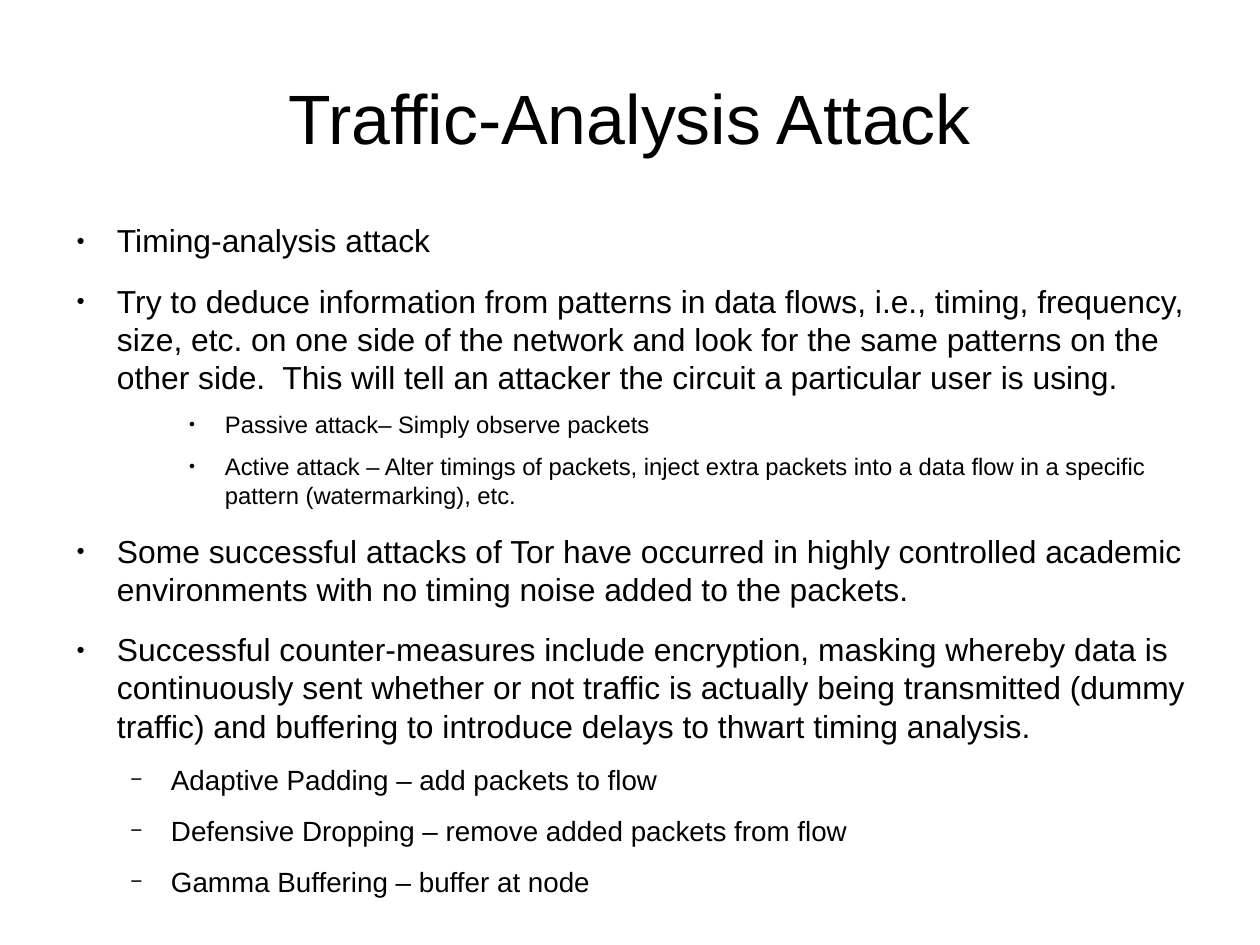
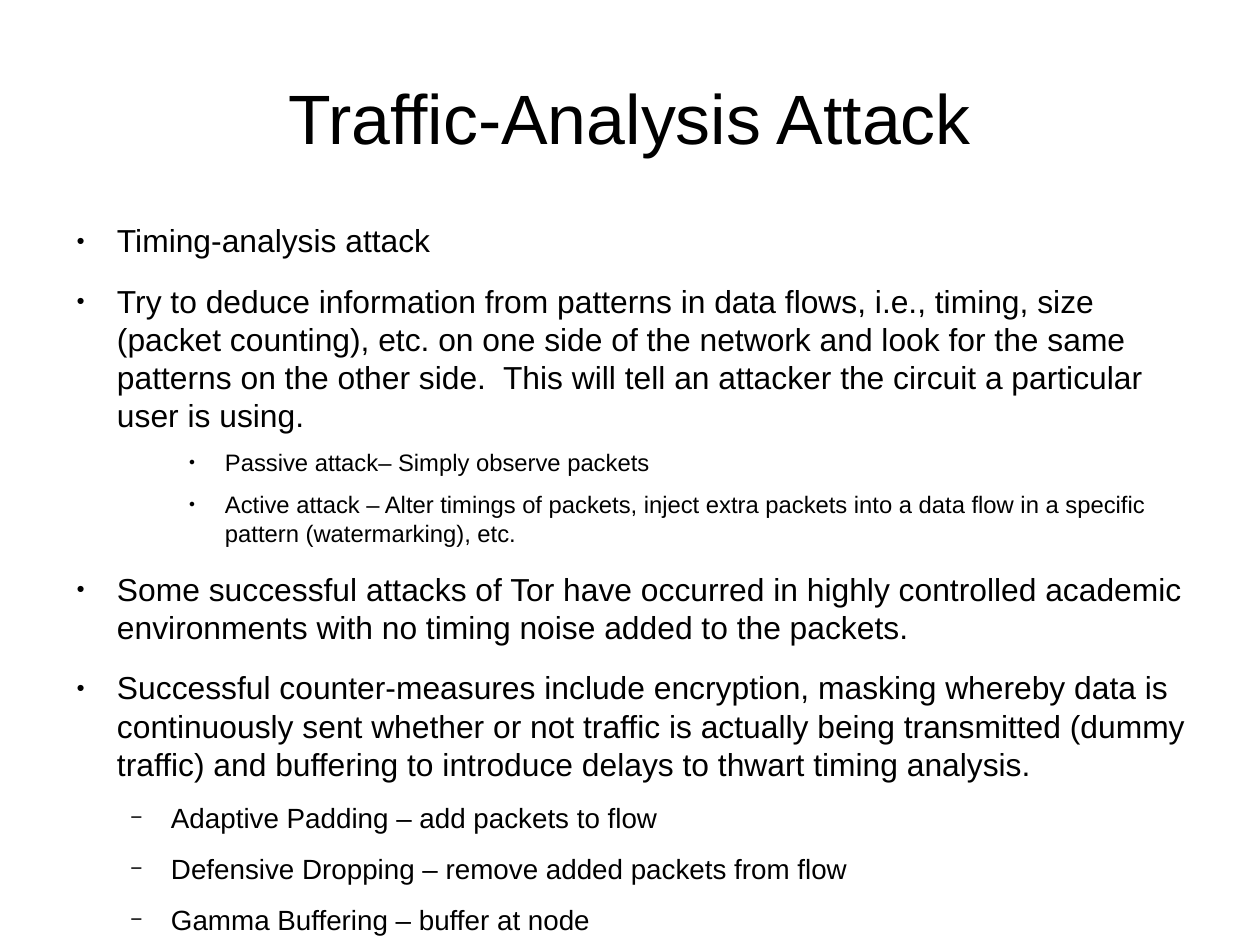
Before and after one commit to btoll/benjamintoll.com, a slide deck: slide 21 of static/talks/tor.odp (slide 18 before the commit). Drawn at 1260x945 pixels with LibreOffice and Linux fonts; fonts in the diff are those of the drawing. Boxes give left, top, right and bottom in pixels: in the first picture for what was removed or moved away, otherwise in the second. Text is boxed around its words. In the diff, an @@ line names an element or a change of style, - is before the commit and + after.

```diff
--- a/static/talks/tor.odp
+++ b/static/talks/tor.odp
@@ text at bbox=[117, 290, 1142, 433]: text changed @@
-● Try to deduce information from patterns in data flows, i.e., timing, frequency, size, etc. on one side of the network and look for the same patterns on the other side. This will tell an attacker the circuit a particular user is using.
+● Try to deduce information from patterns in data flows, i.e., timing, size (packet counting), etc. on one side of the network and look for the same patterns on the other side. This will tell an attacker the circuit a particular user is using.
```
Also in this commit, not shown: 6 other slides changed, 5 slides added, 1 other file.
